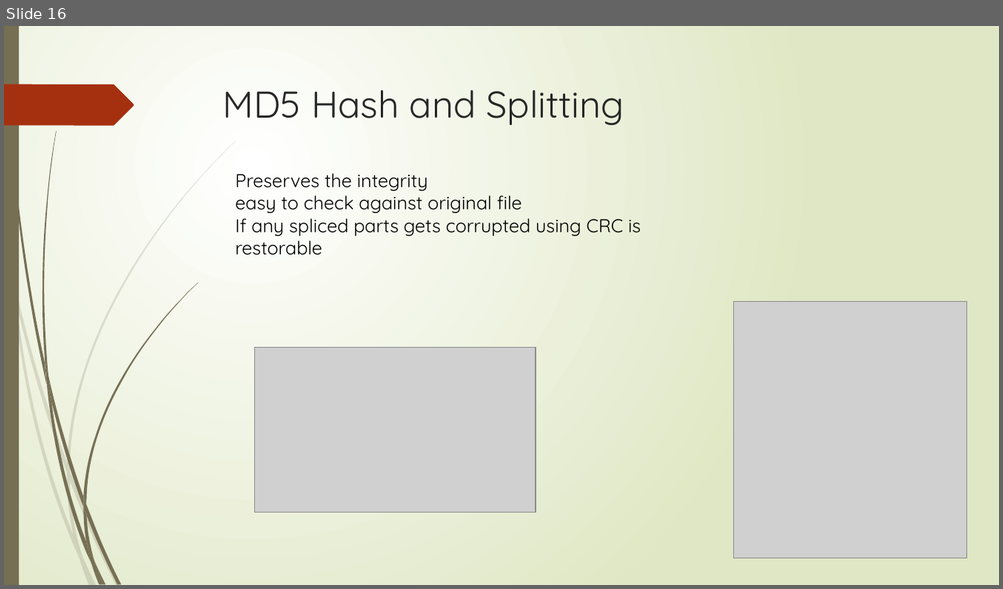
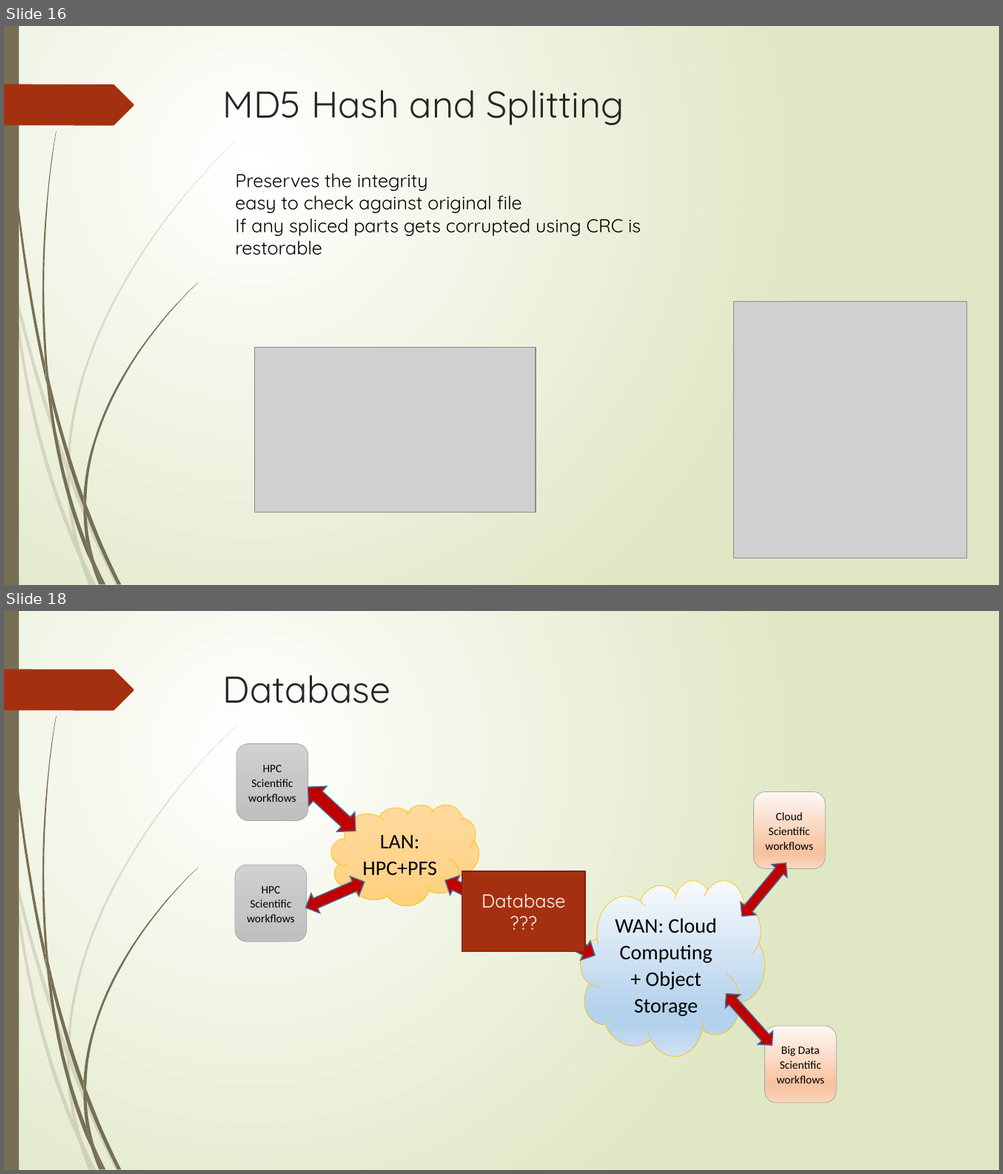
Before and after one commit to paulbry/AdvDB-Prototype, a slide deck: docs/Parallel GET and PUT in UNISON.pptx. Shown one above the other, each under a label of ours: slide 16 before the commit, slides 16 and 18 after it; the slides between them are not shown. The pictures are 1003x589 and 1003x1174 pixels, drawn with LibreOffice and Linux fonts; fonts in the diff are those of the drawing; grey boxes stand for pictures. Boxes give left, top, right and bottom in pixels: in the first picture for what was removed or moved away, otherwise in the second. Text is boxed around its words. In the diff, an @@ line names an element or a change of style, - is before the commit and + after.

```diff
--- a/docs/Parallel GET and PUT in UNISON.pptx
+++ b/docs/Parallel GET and PUT in UNISON.pptx
@@ slide 18 added at (4,611,999,1170), background gradient #FFFFFF to #DFE8C4; not listed: 24 template elements that a slide beside it also shows @@
@@ title added at (223,675,390,703), 36 pt, text #262626 @@
+Database
@@ rectangle added at (462,871,585,952), fill #A53010, outline #7A240C 1.25 pt, 18 pt, text #FFFFFF @@
+Database
+???
@@ group added at (236,743,836,1103): 6 left right arrows, 4 rounded rectangles, 2 clouds @@
+LAN: HPC+PFS
+WAN: Cloud Computing + Object Storage
+HPC Scientific workflows
+HPC Scientific workflows
+Big Data Scientific workflows
+Cloud Scientific workflows
```
Also in this commit, not shown: 2 slides changed, 3 other slides added, 1 slide removed.
